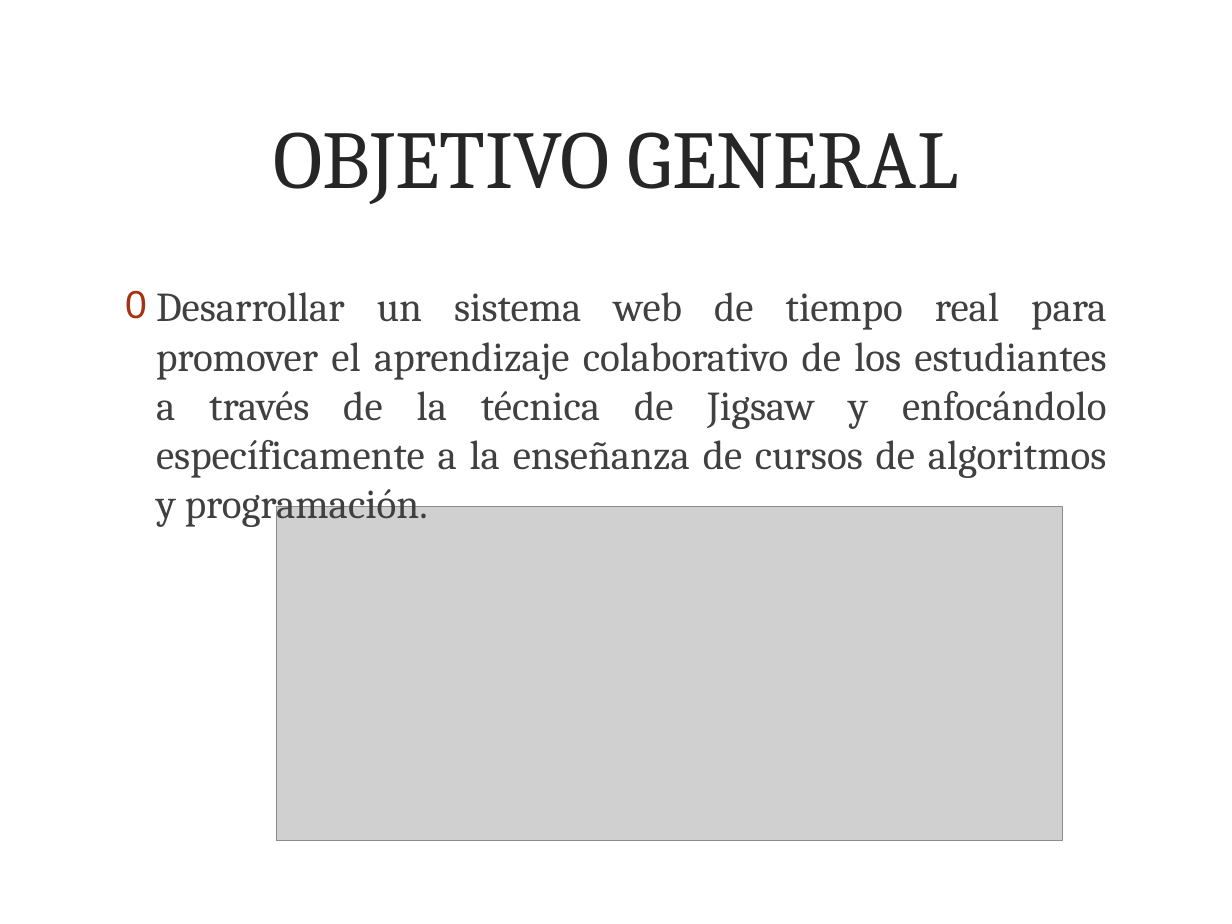
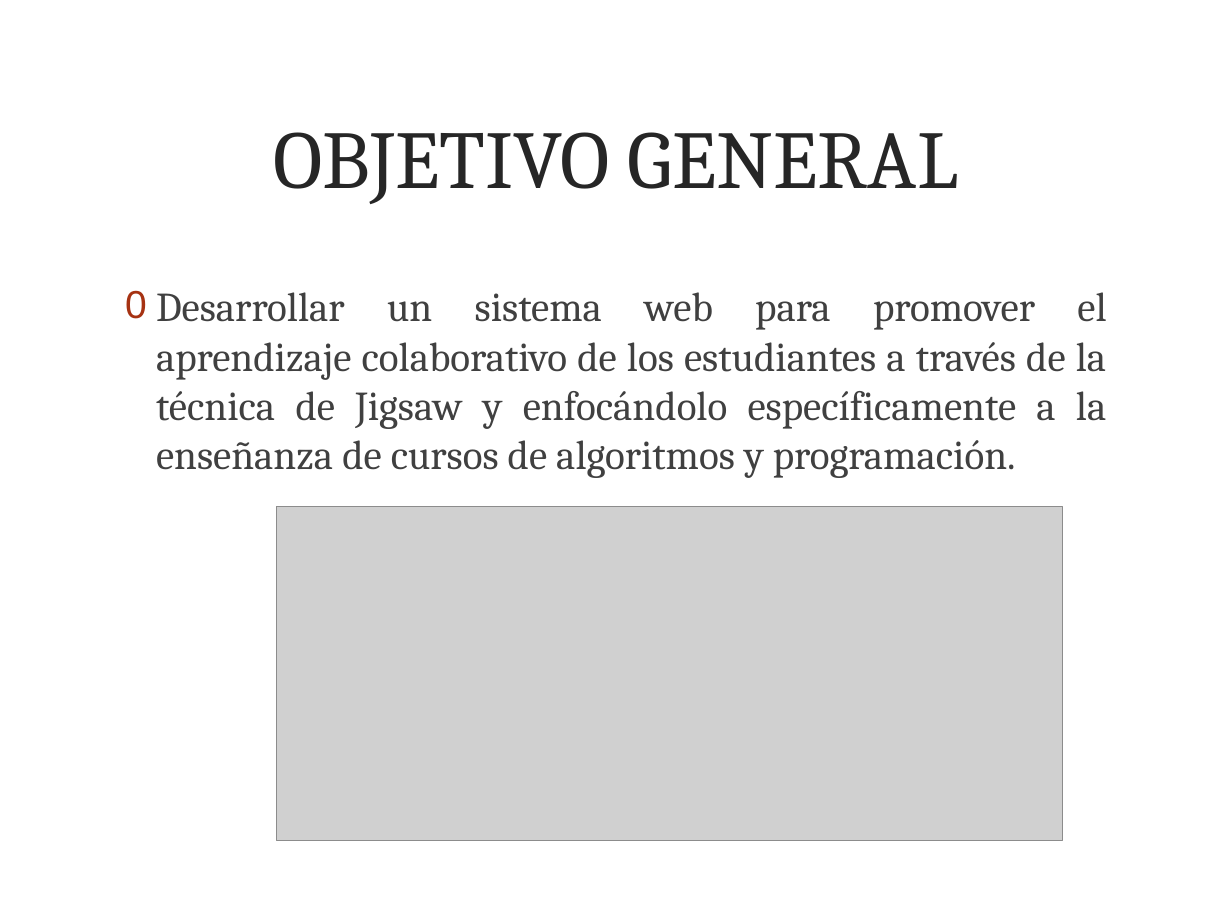
Before and after one commit to leiparov/TesisJigsaw, a slide deck: slide 6 of tesis.pptx (slide 9 before the commit). Drawn at 1232x924 pixels with LibreOffice and Linux fonts; fonts in the diff are those of the drawing; grey boxes stand for pictures; background and template pictures are left out. Boxes give left, top, right and bottom in pixels: in the first picture for what was removed or moved away, otherwise in the second. Text is boxed around its words. In the diff, an @@ line names an element or a change of style, - is before the commit and + after.

```diff
--- a/tesis.pptx
+++ b/tesis.pptx
@@ text at bbox=[156, 292, 1106, 478]: text changed @@
-0 Desarrollar un sistema web de tiempo real para promover el aprendizaje colaborativo de los estudiantes a través de la técnica de Jigsaw y enfocándolo específicamente a la enseñanza de cursos de algoritmos y programación.
+0 Desarrollar un sistema web para promover el aprendizaje colaborativo de los estudiantes a través de la técnica de Jigsaw y enfocándolo específicamente a la enseñanza de cursos de algoritmos y programación.
```
Also in this commit, not shown: 6 other slides changed, 3 slides removed, 7 other files.
